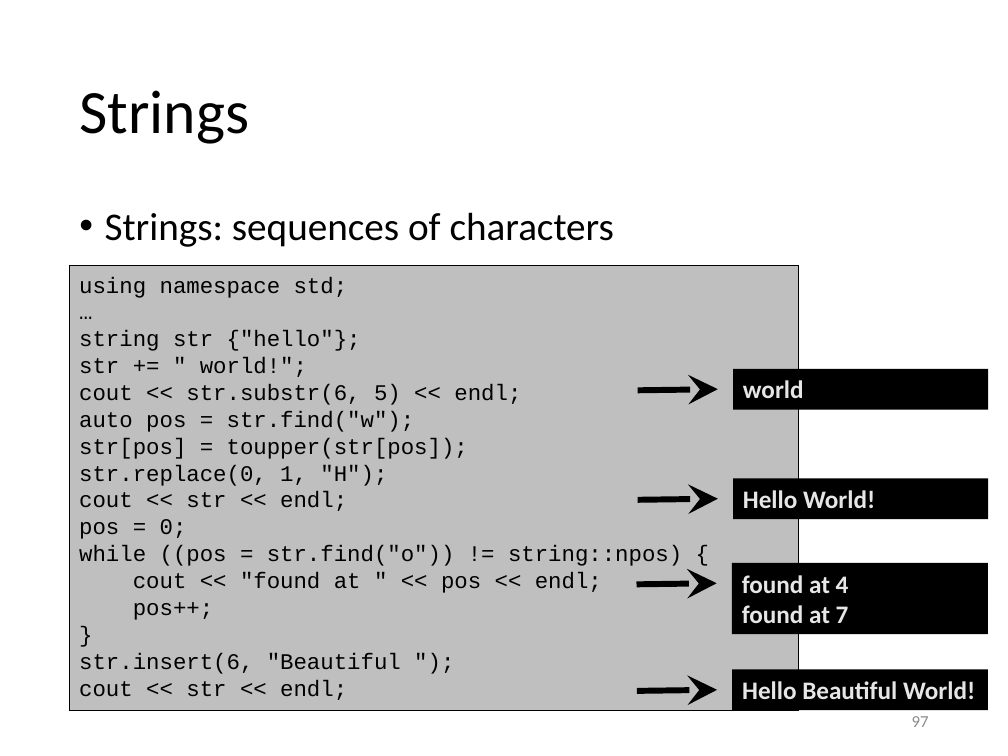
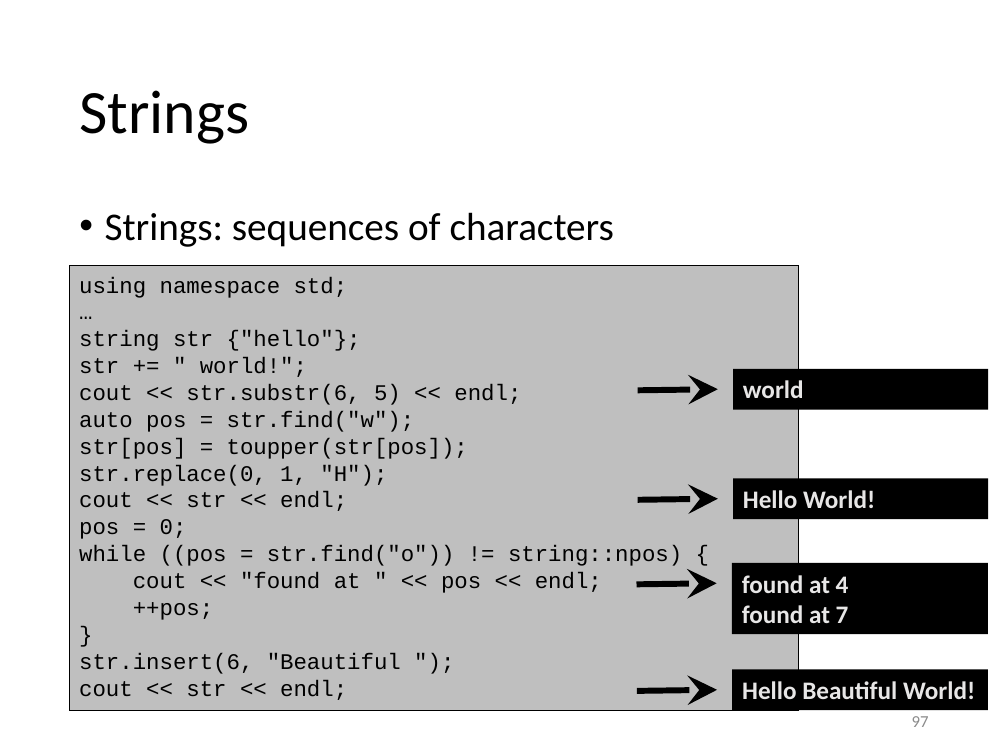
Before and after one commit to gjbex/training-material, a slide deck: slide 97 of CPlusPlus/scientific_cpp.pptx. Drawn at 1008x756 pixels with LibreOffice and Linux fonts; fonts in the diff are those of the drawing. Boxes give left, top, right and bottom in pixels: in the first picture for what was removed or moved away, otherwise in the second. Text is boxed around its words. In the diff, an @@ line names an element or a change of style, - is before the commit and + after.

```diff
--- a/CPlusPlus/scientific_cpp.pptx
+++ b/CPlusPlus/scientific_cpp.pptx
@@ text in rectangle at (133,602,213,620): text changed @@
-pos++;
+++pos;
```
Also in this commit, not shown: 17 other slides changed.
